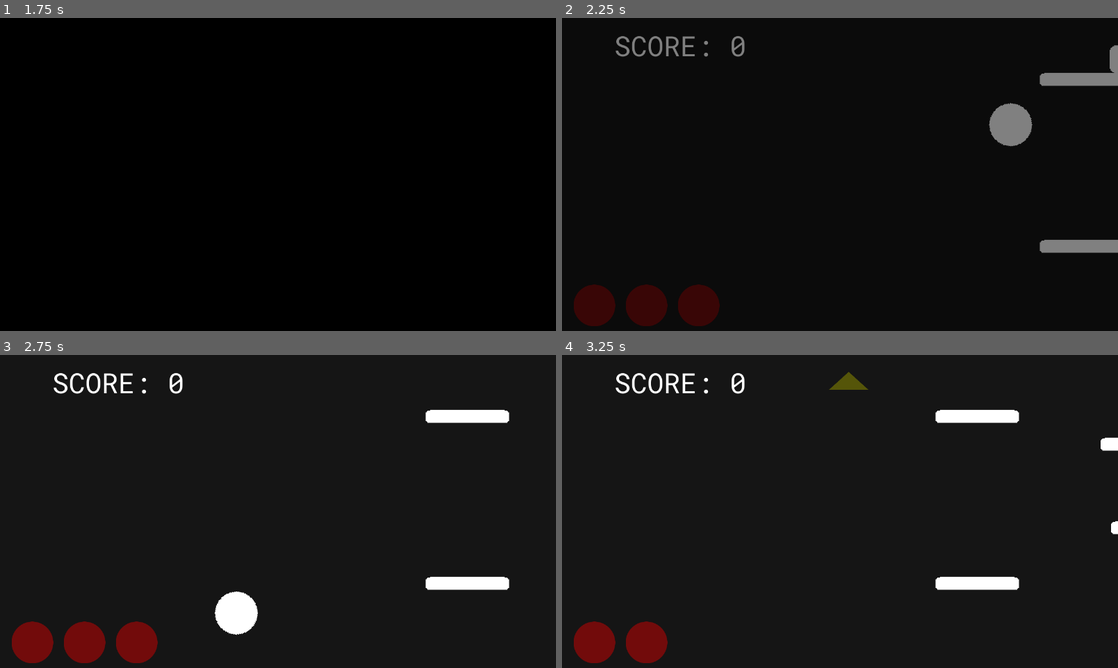
Above: before the commit, frames 1-4 (two rows, left to right).
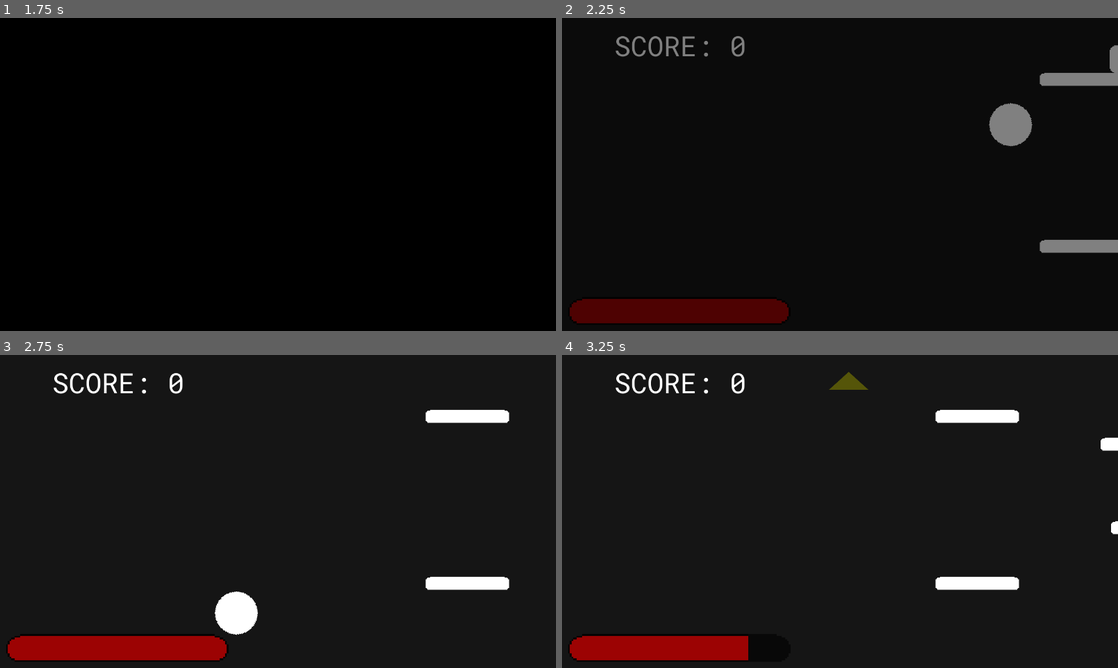
Above: after the commit, the same moments.

Repository: IonAir1/Genre-Mash-Jam
Game: Godot game, scene res://scenes/main menu.tscn
Same seed, same stepped clock (60 frames per second), same inputs: the game is played once before the commit and once after it.
Inputs (mouse positions are in pixels of both pictures, inside the frame that each line leads up to):
- Up to frame 1 (1.75 s): click "PLAY" at 0.5 s; click "PLAY" at 1.25 s
- Up to frame 2 (2.25 s): move the mouse to (962, 158) at 2.02 s; hold D (right) from 2.03 s (still down); click (962, 158) at 2.1 s
- Up to frame 3 (2.75 s): keep holding D (right); tap W (jump) at 2.27 s
- Up to frame 4 (3.25 s): keep holding D (right); move the mouse to (728, 527) at 2.77 s; tap S (drop) at 2.85 s; tap W (jump) at 3.02 s; click (728, 527) at 3.05 s

Frame 1 is identical in both runs. In frame 2, 2.3% of the frame differs, in the area x 1-41%, y 85-99%; in frame 3, 3.8%; in frame 4, 3.0%.

Commit message:
redo health system

Diff:
--- a/proj/scenes/main.tscn
+++ b/proj/scenes/main.tscn
@@ -6,6 +6,8 @@
 [ext_resource path="res://assets/ground.png" type="Texture" id=4]
 [ext_resource path="res://assets/flyer.png" type="Texture" id=5]
 [ext_resource path="res://assets/swimmer.png" type="Texture" id=6]
+[ext_resource path="res://assets/health_bar_red.png" type="Texture" id=7]
+[ext_resource path="res://assets/health_bar_black.png" type="Texture" id=8]
 
 [sub_resource type="DynamicFont" id=1]
 size = 64
@@ -80,6 +82,7 @@
 texture = ExtResource( 4 )
 
 [node name="life" type="Node2D" parent="."]
+visible = false
 modulate = Color( 1, 1, 1, 0.486275 )
 position = Vector2( 26.5412, 613.377 )
 z_index = 3
@@ -103,3 +106,17 @@
 scale = Vector2( 0.4, 0.4 )
 texture = ExtResource( 6 )
 offset = Vector2( 120, 120 )
+
+[node name="health" type="TextureProgress" parent="."]
+modulate = Color( 1, 1, 1, 0.6 )
+margin_left = 13.6607
+margin_top = 641.921
+margin_right = 141.661
+margin_bottom = 657.921
+rect_scale = Vector2( 4, 4 )
+value = 100.0
+texture_under = ExtResource( 8 )
+texture_progress = ExtResource( 7 )
+__meta__ = {
+"_edit_use_anchors_": false
+}
--- a/proj/scripts/Player.gd
+++ b/proj/scripts/Player.gd
@@ -53,23 +53,24 @@
 				velocity.y += jump_speed_var/2
 
 func _on_detectdead_area_entered(area): #detect if player hit
-	if dead == 0 and global.lives == 0: #if no more lives
+	if dead == 0 and global.lives <= 0: #if no more lives
 		visible = false
 		dead = 1
 		yield(get_tree().create_timer(0.5), "timeout")
 		get_parent().get_node("fade").visible = true
 		fade() #fade out
 	else: #if still has lives
-
-		position.y = -80 #respawn
-		position.x = 640
-		global.shoot = 0
-		gravity = 0
-		velocity.y = 0
-		respawning = 1
+		if area.name == "player wall":
+			position.y = -80 #respawn
+			position.x = 640
+			global.shoot = 0
+			gravity = 0
+			velocity.y = 0
+			respawning = 1
+			global.lives -= 10
+			global.hurt = 1
 		reset_grav()
-		global.lives -= 1
-		global.hurt = 1
+		global.lives -= 10
 		yield(get_tree().create_timer(0.01), "timeout")
 		global.hurt = 0
 
--- a/proj/scripts/bullet.gd
+++ b/proj/scripts/bullet.gd
@@ -1,6 +1,6 @@
 extends Node2D
 
-var speed = 40 #bullet speed
+var speed = 20 #bullet speed
 
 func _physics_process(delta):
 	position.x -= speed #moves bullet
--- a/proj/scripts/enemy.gd
+++ b/proj/scripts/enemy.gd
@@ -9,7 +9,7 @@
 	bullet() #start shooting bullets
 
 func bullet():
-	yield(get_tree().create_timer(rand_range(0.8, 2)), "timeout") #spawn bullets
+	yield(get_tree().create_timer(rand_range(0.1, 3)), "timeout") #spawn bullets
 	var b = bullet.instance()
 	b.position = position
 	get_parent().add_child(b)
--- a/proj/scripts/main.gd
+++ b/proj/scripts/main.gd
@@ -90,18 +90,7 @@
 	$score/score.text = "SCORE: " + str(global.score) #sets text of score label
 
 
-	if global.lives >= 3: #code for showing health/lives
-		get_node("life/3a").visible = true
-	else:
-		get_node("life/3a").visible = false
-	if global.lives >= 2:
-		get_node("life/2a").visible = true
-	else:
-		get_node("life/2a").visible = false
-	if global.lives >= 1:
-		get_node("life/1a").visible = true
-	else:
-		get_node("life/1a").visible = false
+	$health.value = global.lives + 1 #sets value of healthbar
 
 func _physics_process(delta):
 	$ghostplayer.position.x = $Player.position.x #moves and scales out of bound player indicator
@@ -110,7 +99,7 @@
 
 func _ready():
 	randomize() #randomizes things
-	global.lives = 3 #setups / resets global variables
+	global.lives = 100 #setups / resets global variables
 	$ghostplayer.position.y = -10
 	$fade.position = Vector2(641, 315)
 	global.enemy_count = 0
Binary file added: proj/assets/health_bar_black.png
Not shown, added: proj/assets/health_bar_black.png.import
Binary file added: proj/assets/health_bar_red.png
Not shown, added: proj/assets/health_bar_red.png.import
Not shown: 1 places in proj/scenes/main.tscn that only renumber resources
